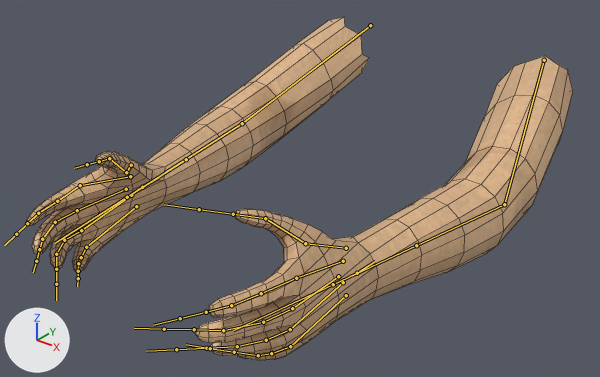
A saved change to the FBX model Assets/models/player/Arms.fbx.
The view is the same before and after, from a camera (50 mm lens) standing at (0.563, -1.055, 0.334) and looking at (0.001, -0.352, -0.102). Arrows for +X, +Y and +Z are at lower left; the lights stay in place. The bones that bend it are drawn over the model as lines. Mesh edges are drawn as thin lines.
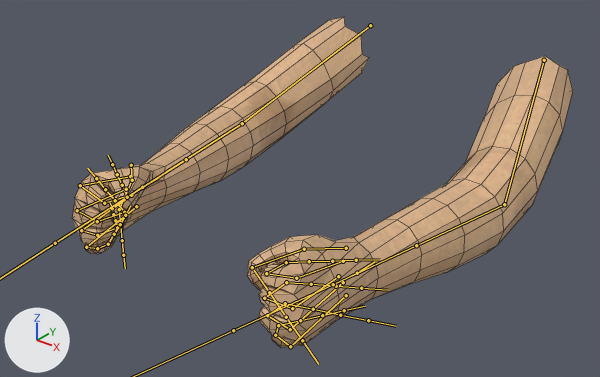
The newer file adds an action. The first version stands in its rest pose; the second is drawn at frame 1 of the action 'Armature|Armature|Armature|Fist'.

What differs and where, as boxes [x1, y1, x2, y2] in the pictures (600 x 377 px):
'Cylinder.001', posed (14% narrower): before [195, 56, 573, 360]; after [247, 56, 573, 348]
'Cylinder.002', posed (13% narrower, 7% shorter): before [27, 17, 369, 272]; after [72, 17, 369, 254]
bone 'Index Start Right', root to tip: before (80, 185) to (57, 201); after (80, 185) to (104, 203)
bone 'Index Middle Right', root to tip: before (57, 201) to (38, 213); after (104, 203) to (127, 196)
bone 'Index End Right', root to tip: before (38, 213) to (27, 223); after (127, 196) to (122, 185)
bone 'Thumb Root Right', root to tip: before (131, 165) to (126, 172); after (131, 165) to (132, 180)
bone 'Thumb Start Right', root to tip: before (126, 172) to (109, 158); after (132, 180) to (119, 209)
bone 'Thumb End Right', root to tip: before (109, 158) to (99, 161); after (119, 209) to (120, 225)
bone 'Ring Start Right', root to tip: before (81, 230) to (64, 240); after (81, 230) to (97, 235)
bone 'Ring Middle Right', root to tip: before (64, 240) to (56, 254); after (97, 235) to (117, 227)
bone 'Ring End Right', root to tip: before (56, 254) to (56, 269); after (117, 227) to (115, 220)
bone 'Middle Start Right', root to tip: before (77, 210) to (55, 222); after (77, 210) to (97, 221)
bone 'Middle Middle Right', root to tip: before (55, 222) to (42, 239); after (97, 221) to (124, 212)
bone 'Middle End Right', root to tip: before (42, 239) to (39, 249); after (124, 212) to (115, 200)
bone 'Pinky Start Right', root to tip: before (86, 247) to (81, 257); after (86, 247) to (97, 248)
bone 'Pinky Middle Right', root to tip: before (81, 257) to (78, 263); after (97, 248) to (108, 244)
bone 'Pinky End Right', root to tip: before (78, 263) to (78, 271); after (108, 244) to (114, 234)
bone 'Index Start Left', root to tip: before (296, 278) to (261, 293); after (296, 278) to (266, 273)
bone 'Index Middle Left', root to tip: before (261, 293) to (231, 305); after (266, 273) to (286, 262)
bone 'Index End Left', root to tip: before (231, 305) to (206, 312); after (286, 262) to (309, 261)
bone 'Thumb Root Left', root to tip: before (346, 248) to (305, 243); after (346, 248) to (304, 249)
bone 'Thumb Start Left', root to tip: before (305, 243) to (265, 218); after (304, 249) to (252, 267)
bone 'Thumb End Left', root to tip: before (265, 218) to (233, 214); after (252, 267) to (269, 292)
bone 'Ring Start Left', root to tip: before (290, 329) to (266, 340); after (290, 329) to (267, 315)
bone 'Ring Middle Left', root to tip: before (266, 340) to (237, 346); after (267, 315) to (285, 303)
bone 'Ring End Left', root to tip: before (237, 346) to (206, 348); after (285, 303) to (313, 309)
bone 'Middle Start Left', root to tip: before (292, 308) to (263, 322); after (292, 308) to (264, 298)
bone 'Middle Middle Left', root to tip: before (263, 322) to (223, 330); after (264, 298) to (286, 282)
bone 'Middle End Left', root to tip: before (223, 330) to (194, 329); after (286, 282) to (311, 284)
bone 'Pinky Start Left', root to tip: before (290, 346) to (271, 353); after (290, 346) to (275, 335)
bone 'Pinky Middle Left', root to tip: before (271, 353) to (258, 355); after (275, 335) to (278, 325)
bone 'Pinky End Left', root to tip: before (258, 355) to (234, 352); after (278, 325) to (300, 320)

The change in detail:
Bone 'Index Start Right' (bone_index_start_right) turns from (0, 0, 0) to (15, 7, -76) degrees about its own x, y and z.
Bone 'Index Middle Right' (bone_index_middle_right) turns from (0, 0, 0) to (13, -1, -83) degrees about its own x, y and z.
Bone 'Index End Right' (bone_index_end_right) turns from (0, 0, 0) to (-2, 0, -55) degrees about its own x, y and z.
Bone 'Thumb Root Right' (bone_thumb_root_right) turns from (0, 0, 0) to (-11, -3, 12) degrees about its own x, y and z.
Bone 'Thumb Start Right' (bone_thumb_start_right) turns from (0, 0, 0) to (-41, -21, 34) degrees about its own x, y and z.
Bone 'Thumb End Right' (bone_thumb_end_right) turns from (0, 0, 0) to (-71, 33, 26) degrees about its own x, y and z.
Bone 'Ring Start Right' (bone_ring_start_right) turns from (0, 0, 0) to (6, 1, 80) degrees about its own x, y and z.
Bone 'Ring Middle Right' (bone_ring_middle_right) turns from (0, 0, 0) to (6, -8, 62) degrees about its own x, y and z.
Bone 'Ring End Right' (bone_ring_end_right) turns from (0, 0, 0) to (13, -7, 37) degrees about its own x, y and z.
Bone 'Middle Start Right' (bone_middle_start_right) turns from (0, 0, 0) to (-5, 5, 81) degrees about its own x, y and z.
Bone 'Middle Middle Right' (bone_middle_middle_right) turns from (0, 0, 0) to (-6, 0, 61) degrees about its own x, y and z.
Bone 'Middle End Right' (bone_middle_end_right) turns from (0, 0, 0) to (4, 3, 64) degrees about its own x, y and z.
Bone 'Pinky Start Right' (bone_pinky_start_right) turns from (0, 0, 0) to (18, -21, 56) degrees about its own x, y and z.
Bone 'Pinky Middle Right' (bone_pinky_middle_right) turns from (0, 0, 0) to (21, 0, 46) degrees about its own x, y and z.
Bone 'Pinky End Right' (bone_pinky_end_right) turns from (0, 0, 0) to (12, 3, 43) degrees about its own x, y and z.
Bone 'Index Start Left' (bone_index_start_left) turns from (0, 0, 0) to (15, -7, 76) degrees about its own x, y and z.
Bone 'Index Middle Left' (bone_index_middle_left) turns from (0, 0, 0) to (13, 1, 83) degrees about its own x, y and z.
Bone 'Index End Left' (bone_index_end_left) turns from (0, 0, 0) to (-2, 0, 55) degrees about its own x, y and z.
Bone 'Thumb Root Left' (bone_thumb_root_left) turns from (0, 0, 0) to (-11, 3, -12) degrees about its own x, y and z.
Bone 'Thumb Start Left' (bone_thumb_start_left) turns from (0, 0, 0) to (-41, 21, -34) degrees about its own x, y and z.
Bone 'Thumb End Left' (bone_thumb_end_left) turns from (0, 0, 0) to (-71, -33, -26) degrees about its own x, y and z.
Bone 'Ring Start Left' (bone_ring_start_left) turns from (0, 0, 0) to (6, -1, -80) degrees about its own x, y and z.
Bone 'Ring Middle Left' (bone_ring_middle_left) turns from (0, 0, 0) to (6, 8, -62) degrees about its own x, y and z.
Bone 'Ring End Left' (bone_ring_end_left) turns from (0, 0, 0) to (13, 7, -37) degrees about its own x, y and z.
Bone 'Middle Start Left' (bone_middle_start_left) turns from (0, 0, 0) to (-5, -5, -81) degrees about its own x, y and z.
Bone 'Middle Middle Left' (bone_middle_middle_left) turns from (0, 0, 0) to (-6, 0, -61) degrees about its own x, y and z.
Bone 'Middle End Left' (bone_middle_end_left) turns from (0, 0, 0) to (4, -3, -64) degrees about its own x, y and z.
Bone 'Pinky Start Left' (bone_pinky_start_left) turns from (0, 0, 0) to (18, 21, -56) degrees about its own x, y and z.
Bone 'Pinky Middle Left' (bone_pinky_middle_left) turns from (0, 0, 0) to (21, 0, -46) degrees about its own x, y and z.
Bone 'Pinky End Left' (bone_pinky_end_left) turns from (0, 0, 0) to (12, -3, -43) degrees about its own x, y and z.
